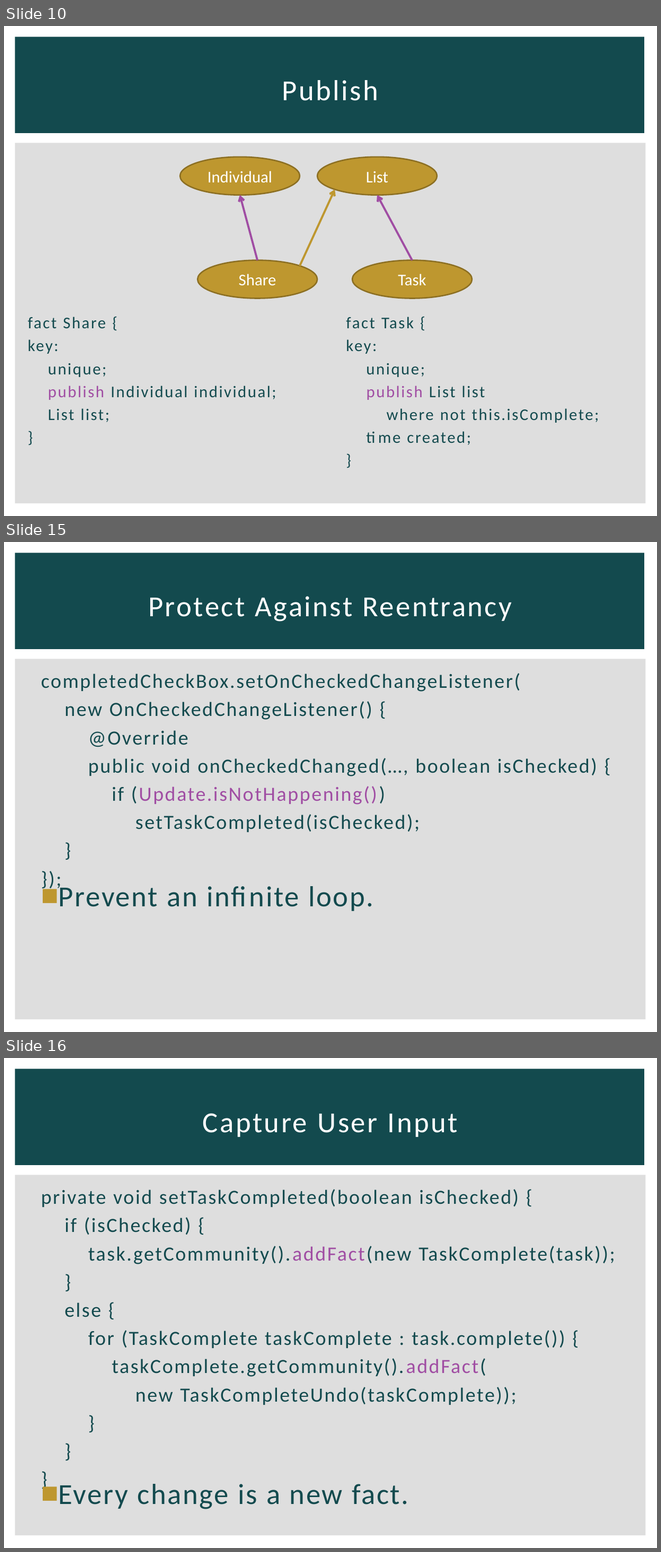
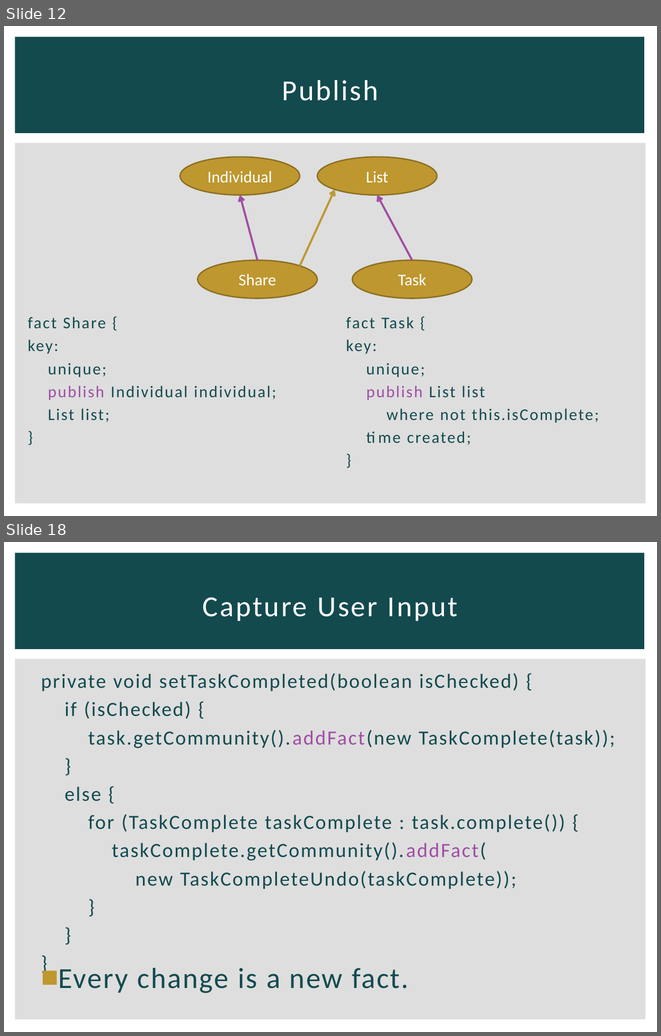
Before and after one commit to michaellperry/CorrespondenceAndroid, a slide deck: Collaborative Android Apps.pptx. Shown one above the other, each under a label of ours: slides 10, 15 and 16 before the commit, slides 12 and 18 after it; the slides between them are not shown. The pictures are 661x1552 and 661x1036 pixels, drawn with LibreOffice and Linux fonts; fonts in the diff are those of the drawing. Boxes give left, top, right and bottom in pixels: in the first picture for what was removed or moved away, otherwise in the second. Text is boxed around its words. In the diff, an @@ line names an element or a change of style, - is before the commit and + after.

```diff
--- a/Collaborative Android Apps.pptx
+++ b/Collaborative Android Apps.pptx
@@ slide 15 removed at (x1=4, y1=542, x2=657, y2=1032), background #FFFFFF; not listed: 2 template elements that a slide beside it also shows @@
@@ title removed at (x1=148, y1=596, x2=512, y2=622) @@
-Protect Against Reentrancy
@@ text removed at (x1=41, y1=673, x2=597, y2=832) @@
-completedCheckBox.setOnCheckedChangeListener(
-new OnCheckedChangeListener() {
-@Override
-public void onCheckedChanged(…, boolean isChecked) {
-if (Update.isNotHappening())
-setTaskCompleted(isChecked);
-}
-});
@@ text removed at (x1=59, y1=883, x2=373, y2=911) @@
-■ Prevent an infinite loop.
@@ what was slide 10 is now slide 12 @@
@@ what was slide 16 is now slide 18 @@
```
Also in this commit, not shown: 4 slides changed, 3 slides added.
